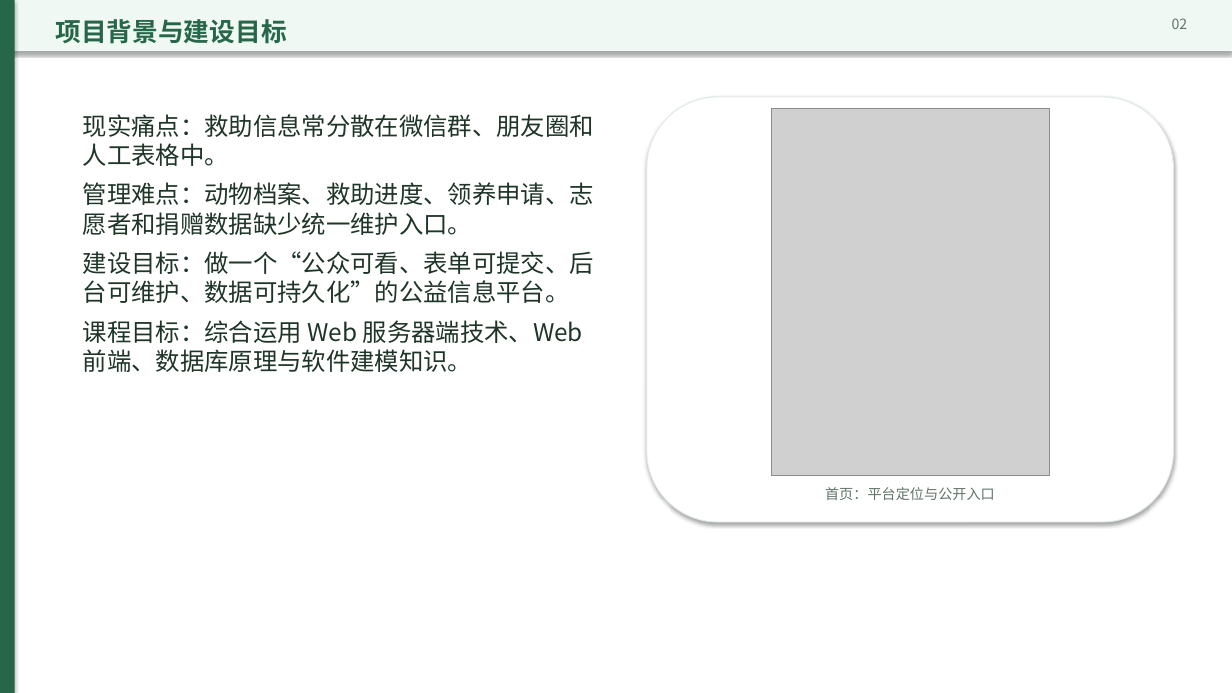
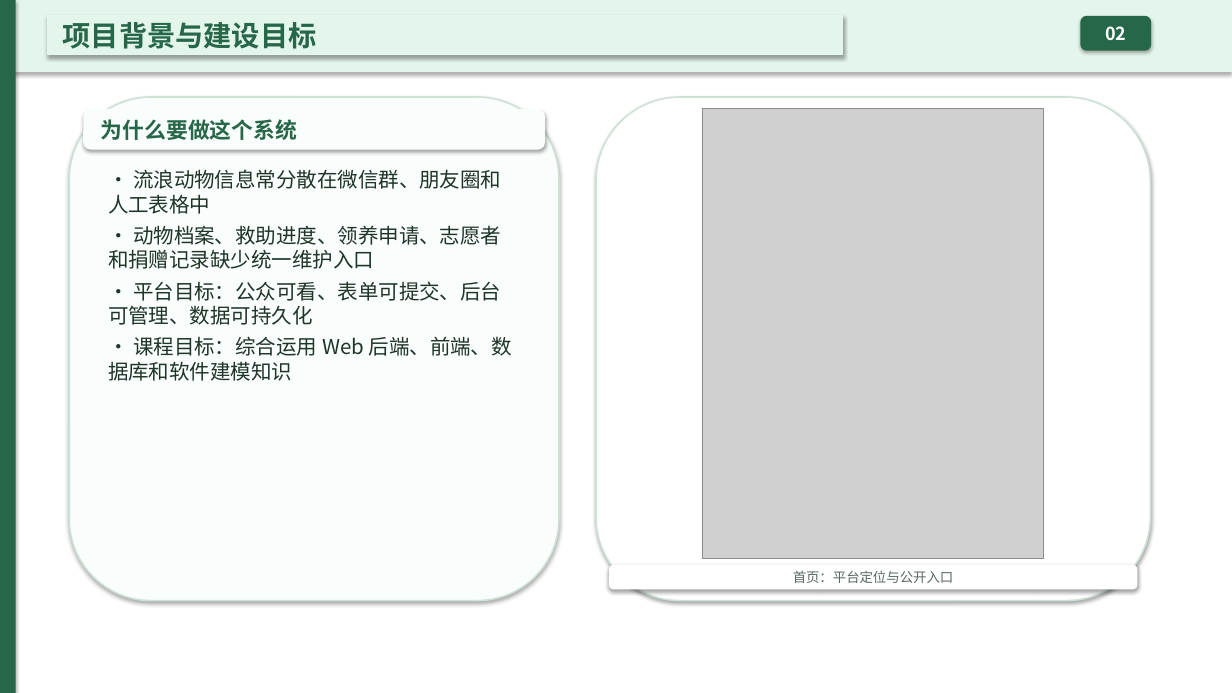
Before and after one commit to OldGuestInBreeze/shixun, a slide deck: slide 3 of stray-animal-rescue-defense.pptx. Drawn at 1232x693 pixels with LibreOffice and Linux fonts; fonts in the diff are those of the drawing; grey boxes stand for pictures. Boxes give left, top, right and bottom in pixels: in the first picture for what was removed or moved away, otherwise in the second. Text is boxed around its words. In the diff, an @@ line names an element or a change of style, - is before the commit and + after.

```diff
--- a/stray-animal-rescue-defense.pptx
+++ b/stray-animal-rescue-defense.pptx
@@ rectangle: place and size @@
-rectangle at (0, 0, 1232, 51)
+rectangle at (0, 0, 1232, 72)
@@ rectangle at (0, 0, 1232, 72): fill #EFF8F2 to #E4F6EC @@
@@ rectangle "项目背景与建设目标": place and size @@
-rectangle "项目背景与建设目标" at (55, 19, 286, 44)
+rectangle "项目背景与建设目标" at (48, 16, 843, 55)
@@ rectangle "项目背景与建设目标" at (48, 16, 843, 55): size 20 to 22 pt; vertical alignment top to middle; fill none to #E4F6EC; outline none to #E4F6EC 1.25 pt; shadow on @@
@@ rounded rectangle "02": place and size @@
-rounded rectangle "02" at (1172, 18, 1188, 29)
+rounded rectangle "02" at (1081, 17, 1151, 50)
@@ rounded rectangle "02" at (1081, 17, 1151, 50): size 11 to 14 pt, text colour #607568 to #FFFFFF, bold on; alignment right to centre; vertical alignment top to middle; fill none to #276749; outline none to #276749 1.25 pt; shadow on @@
@@ rounded rectangle added at (69, 97, 559, 601), fill #F9FDFB, outline #CDE2D5 1.25 pt @@
@@ rounded rectangle added at (84, 110, 544, 149), fill #F9FDFB, outline #F9FDFB 1.25 pt, 17 pt, text #276749, bold @@
+为什么要做这个系统
@@ rounded rectangle: place and size @@
-rounded rectangle at (647, 97, 1174, 522)
+rounded rectangle at (596, 97, 1151, 601)
@@ rounded rectangle at (596, 97, 1151, 601): outline #E0EBE4 0.75 pt to #CDE2D5 1.25 pt @@
@@ picture: place and size @@
-picture at (771, 108, 1049, 476)
+picture at (703, 108, 1044, 558)
@@ text at (108, 169, 512, 381): text changed; size 19 to 16 pt @@
-现实痛点：救助信息常分散在微信群、朋友圈和人工表格中。
-管理难点：动物档案、救助进度、领养申请、志愿者和捐赠数据缺少统一维护入口。
-建设目标：做一个“公众可看、表单可提交、后台可维护、数据可持久化”的公益信息平台。
-课程目标：综合运用 Web 服务器端技术、Web 前端、数据库原理与软件建模知识。
+• 流浪动物信息常分散在微信群、朋友圈和人工表格中
+• 动物档案、救助进度、领养申请、志愿者和捐赠记录缺少统一维护入口
+• 平台目标：公众可看、表单可提交、后台可管理、数据可持久化
+• 课程目标：综合运用 Web 后端、前端、数据库和软件建模知识
@@ rounded rectangle "首页：平台定位与公开入口": place and size @@
-rounded rectangle "首页：平台定位与公开入口" at (825, 487, 995, 500)
+rounded rectangle "首页：平台定位与公开入口" at (610, 566, 1137, 589)
@@ rounded rectangle "首页：平台定位与公开入口" at (610, 566, 1137, 589): size 11 to 10.5 pt, text colour #607568 to #586960; vertical alignment top to middle; fill none to #FFFFFF; outline none to #FFFFFF 1.25 pt; shadow on @@
```
Also in this commit, not shown: 15 other slides changed, 1 other file.
